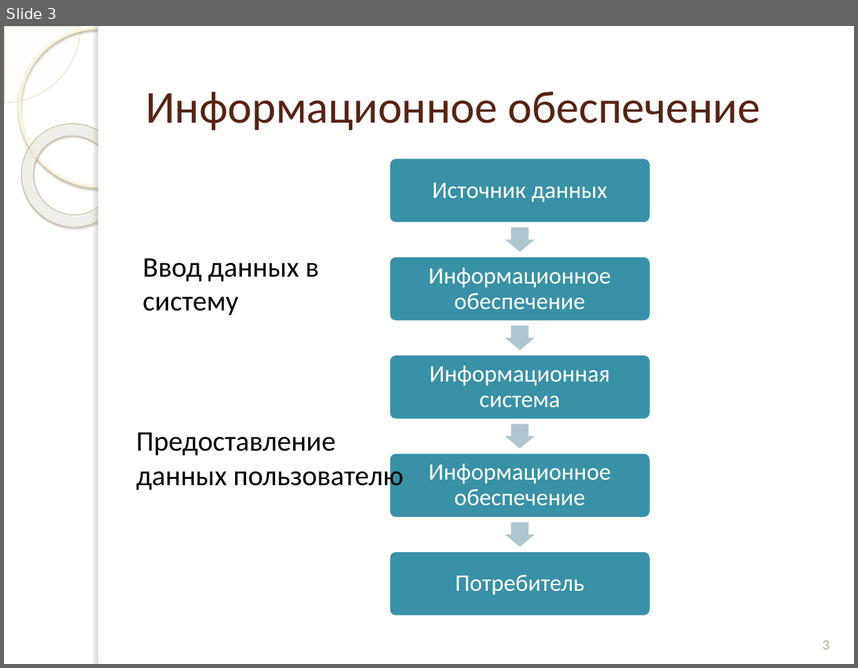
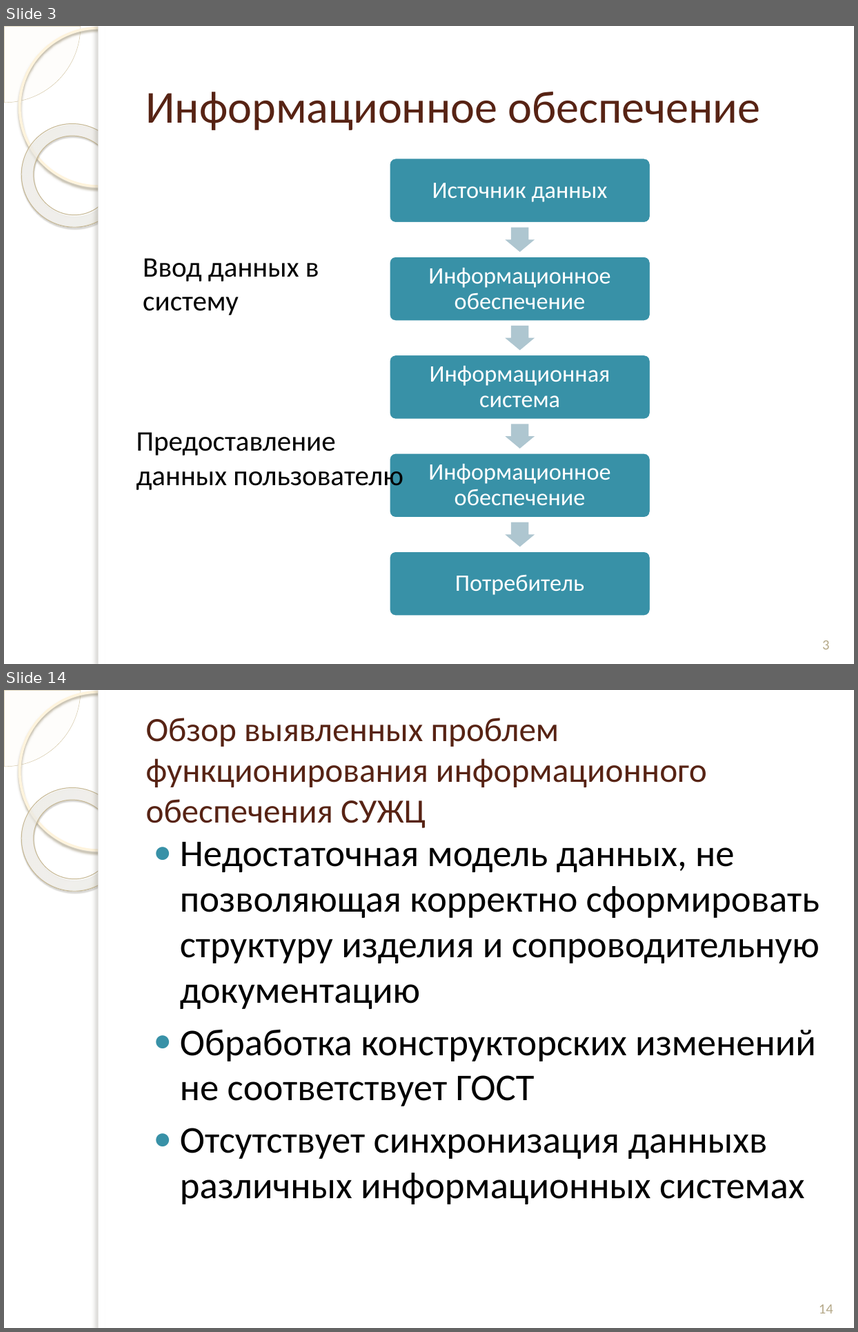
Before and after one commit to andreytemn/university, a slide deck: diplom/презентация к отчету.pptx. Shown one above the other, each under a label of ours: slide 3 before the commit, slides 3 and 14 after it; the slides between them are not shown. The pictures are 858x668 and 858x1332 pixels, drawn with LibreOffice and Linux fonts; fonts in the diff are those of the drawing; background and template pictures are left out. Boxes give left, top, right and bottom in pixels: in the first picture for what was removed or moved away, otherwise in the second. Text is boxed around its words. In the diff, an @@ line names an element or a change of style, - is before the commit and + after.

```diff
--- a/diplom/презентация к отчету.pptx
+++ b/diplom/презентация к отчету.pptx
@@ slide 14 added at <box>4,690,854,1328</box>, background picture (left out); not listed: 5 template elements that a slide beside it also shows @@
@@ title added at <box>146,718,707,828</box>, 28.8 pt, text #572314 @@
+Обзор выявленных проблем функционирования информационного обеспечения СУЖЦ
@@ text added at <box>180,842,820,1204</box>, 32 pt, text #000000 @@
+● Недостаточная модель данных, не позволяющая корректно сформировать структуру изделия и сопроводительную документацию
+● Обработка конструкторских изменений не соответствует ГОСТ
+● Отсутствует синхронизация данныхв различных информационных системах
@@ page number added at <box>819,1304,833,1313</box>, 12 pt, text #B6A98A @@
+14
```
Also in this commit, not shown: 1 slide changed, 14 other slides added, 2 other files.
